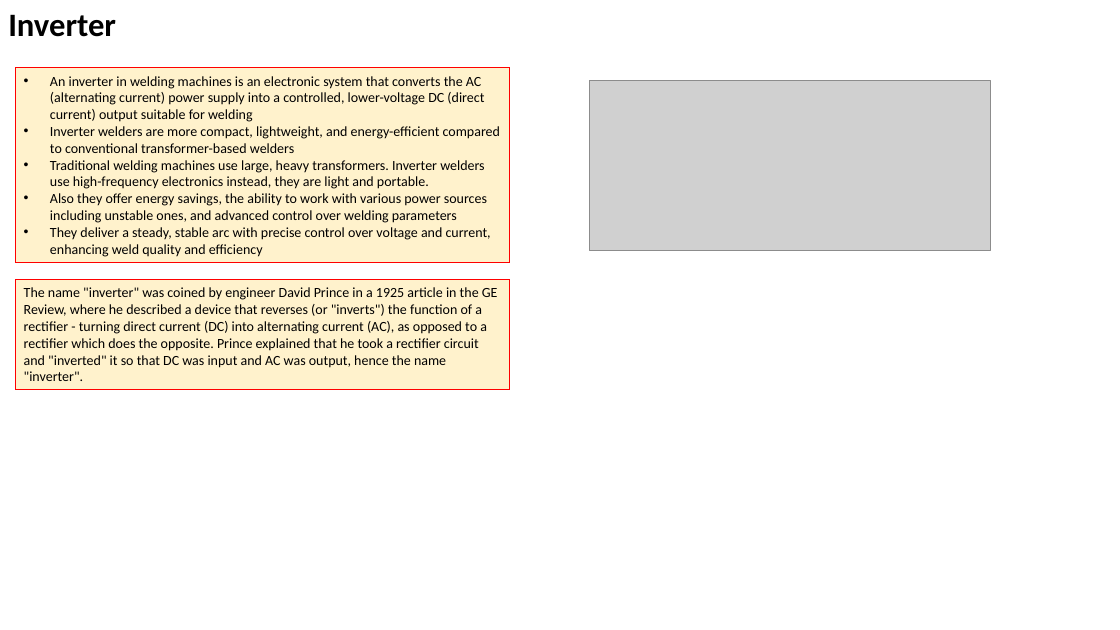
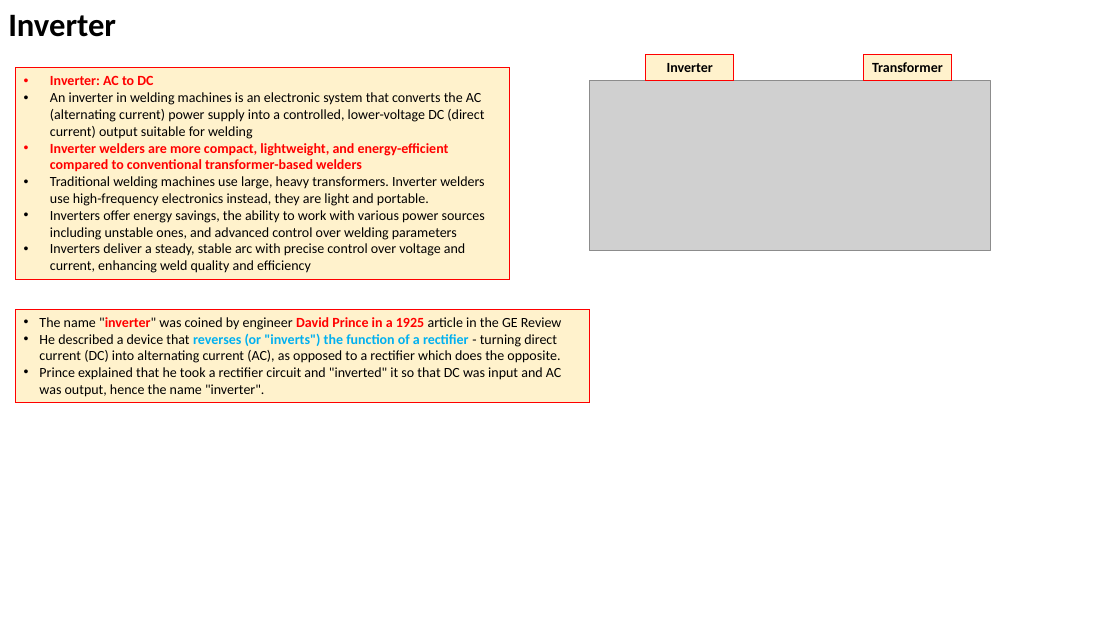
Before and after one commit to lselector/misc_farm, a slide deck: slide 4 of welding.pptx. Drawn at 1120x630 pixels with LibreOffice and Linux fonts; fonts in the diff are those of the drawing; grey boxes stand for pictures. Boxes give left, top, right and bottom in pixels: in the first picture for what was removed or moved away, otherwise in the second. Text is boxed around its words. In the diff, an @@ line names an element or a change of style, - is before the commit and + after.

```diff
--- a/welding.pptx
+++ b/welding.pptx
@@ rectangle added at box(646, 55, 734, 80), fill #FFF2CC, outline #FF0000 0.75 pt, 12 pt, text #000000, bold @@
+Inverter
@@ rectangle added at box(864, 55, 952, 80), fill #FFF2CC, outline #FF0000 0.75 pt, 12 pt, text #000000, bold @@
+Transformer
@@ rectangle "Inverter: AC to DC": place and size @@
-rectangle "Inverter: AC to DC" at box(15, 68, 510, 263)
+rectangle "Inverter: AC to DC" at box(15, 68, 510, 280)
@@ text in rectangle at box(50, 76, 153, 85): paragraph added @@
+• Inverter: AC to DC
@@ text in rectangle at box(50, 143, 449, 172): text colour #000000 to #FF0000, bold on in "Inverter welders are more compact, lightweight, and ..." @@
@@ text in rectangle at box(50, 210, 485, 273): text changed @@
-• Also they offer energy savings, the ability to work with various power sources including unstable ones, and advanced control over welding parameters
-• They deliver a steady, stable arc with precise control over voltage and current, enhancing weld quality and efficiency
+• Inverters offer energy savings, the ability to work with various power sources including unstable ones, and advanced control over welding parameters
+• Inverters deliver a steady, stable arc with precise control over voltage and current, enhancing weld quality and efficiency
@@ rectangle "The name "inverter" was coined ...": place and size @@
-rectangle "The name "inverter" was coined ..." at box(15, 280, 510, 390)
+rectangle "The name "inverter" was coined ..." at box(15, 309, 589, 402)
@@ text in rectangle at box(39, 317, 562, 397): text changed @@
-The name "inverter" was coined by engineer David Prince in a 1925 article in the GE Review, where he described a device that reverses (or "inverts") the function of a rectifier - turning direct current (DC) into alternating current (AC), as opposed to a rectifier which does the opposite. Prince explained that he took a rectifier circuit and "inverted" it so that DC was input and AC was output, hence the name "inverter".
+• The name "inverter" was coined by engineer David Prince in a 1925 article in the GE Review
+• He described a device that reverses (or "inverts") the function of a rectifier - turning direct current (DC) into alternating current (AC), as opposed to a rectifier which does the opposite.
+• Prince explained that he took a rectifier circuit and "inverted" it so that DC was input and AC was output, hence the name "inverter".
```
Also in this commit, not shown: 4 other slides changed.
